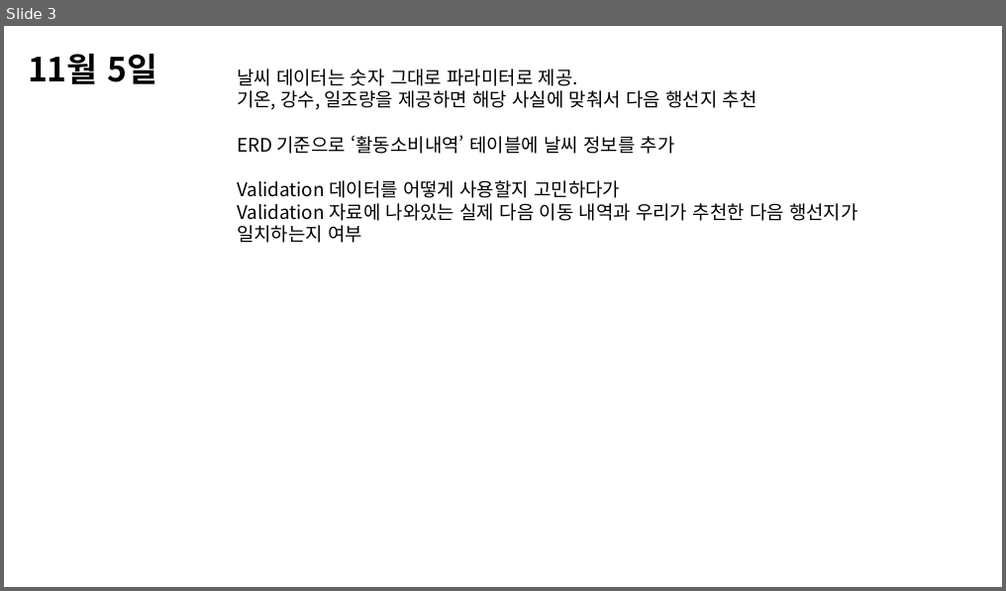
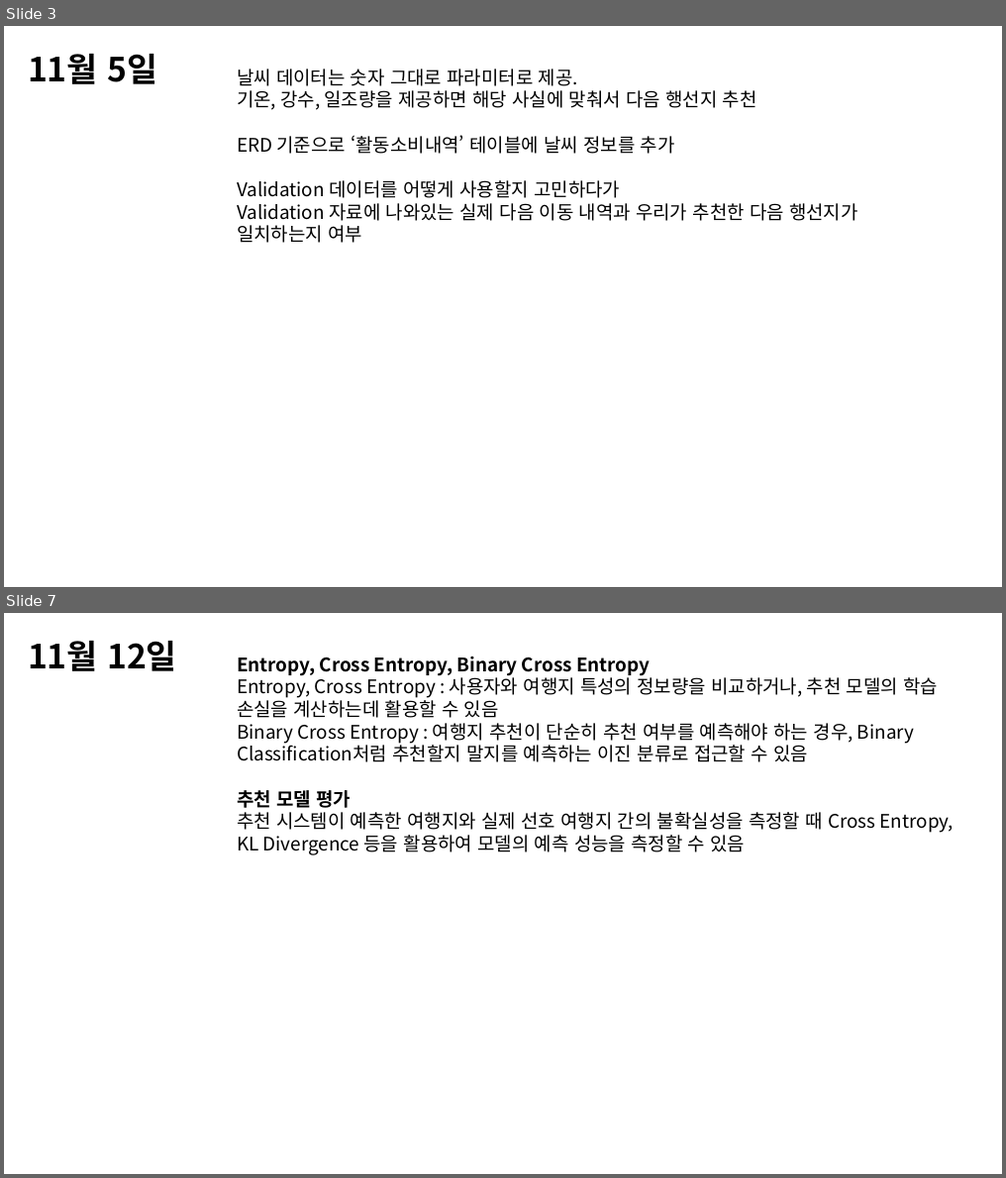
Before and after one commit to higun295/ApprenticeProject, a slide deck: Project_20241105.pptx. Shown one above the other, each under a label of ours: slide 3 before the commit, slides 3 and 7 after it; the slides between them are not shown. The pictures are 1006x591 and 1006x1178 pixels, drawn with LibreOffice and Linux fonts; fonts in the diff are those of the drawing. Boxes give left, top, right and bottom in pixels: in the first picture for what was removed or moved away, otherwise in the second. Text is boxed around its words. In the diff, an @@ line names an element or a change of style, - is before the commit and + after.

```diff
--- a/Project_20241105.pptx
+++ b/Project_20241105.pptx
@@ slide 7 added at <box>4,613,1002,1174</box>, background #FFFFFF @@
@@ text added at <box>28,641,177,671</box>, 32 pt, text #000000, bold @@
+11월 12일
@@ text added at <box>237,656,953,856</box>, 18 pt, text #000000 @@
+Entropy, Cross Entropy, Binary Cross Entropy
+Entropy, Cross Entropy : 사용자와 여행지 특성의 정보량을 비교하거나, 추천 모델의 학습 손실을 계산하는데 활용할 수 있음
+Binary Cross Entropy : 여행지 추천이 단순히 추천 여부를 예측해야 하는 경우, Binary Classification처럼 추천할지 말지를 예측하는 이진 분류로 접근할 수 있음
+추천 모델 평가
+추천 시스템이 예측한 여행지와 실제 선호 여행지 간의 불확실성을 측정할 때 Cross Entropy, KL Divergence 등을 활용하여 모델의 예측 성능을 측정할 수 있음
```
Also in this commit, not shown: 3 slides changed, 7 other slides added, 1 slide removed, 21 other files.
